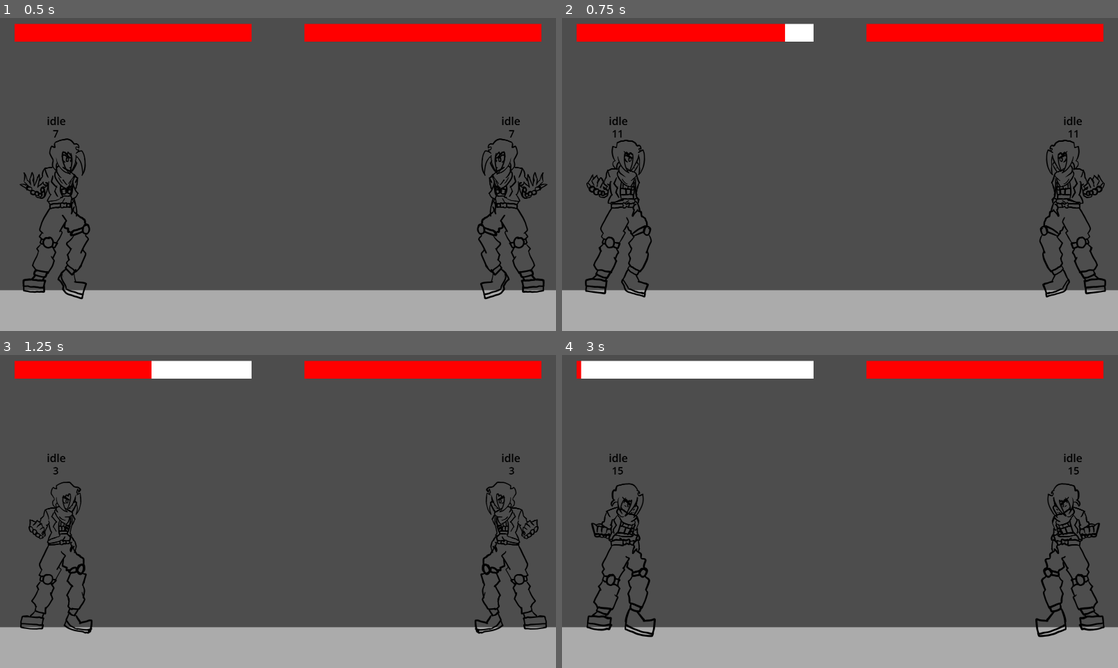
Above: before the commit, frames 1-4 (two rows, left to right).
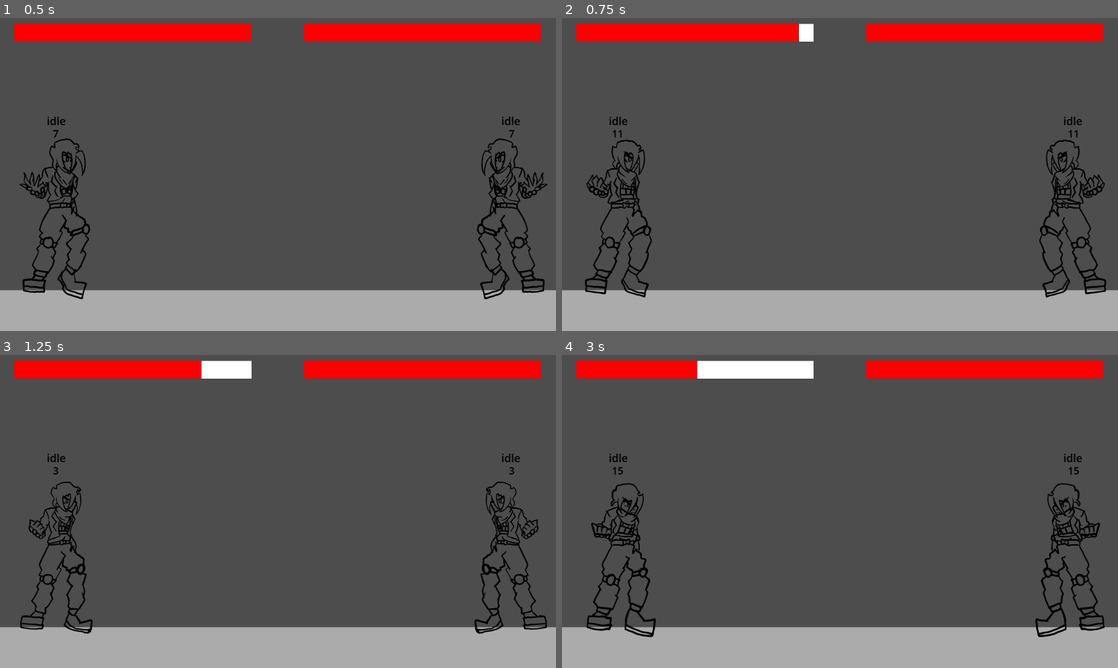
Above: after the commit, the same moments.

Repository: Patotatoman27/waifusVsVoids
Game: Godot game, scene res://Scenes/mainTestStage.tscn
Two runs of this game, one before a commit and one after it. Both use one fixed random seed, a clock stepped at 60 frames per second and the inputs below. The engine's default icon, where the game draws it, is replaced by a stand-in: a white triangle on a blue panel in a dark square.
Inputs:
- Up to frame 1 (0.5 s): no input
- Up to frame 2 (0.75 s): hold B from 0.53 s (still down)
- Up to frame 3 (1.25 s): keep holding B
- Up to frame 4 (3 s): release B at 1.28 s; tap B at 1.35, 2.85 s; hold B 2.03-2.78 s

Frame 1 is identical in both runs. In frame 2, 0.1% of the frame differs, in the area x 40-43%, y 1-8%; in frame 3, 0.5%; in frame 4, 1.2%, in the area x 3-25%, y 1-8%.

Commit message:
P: Clases para ataques

Diff:
--- a/Scenes/Neumann.tscn
+++ b/Scenes/Neumann.tscn
@@ -624,6 +624,156 @@
 tracks/10/type = "value"
 tracks/10/imported = false
 tracks/10/enabled = true
+tracks/10/path = NodePath("Hitboxes/HitBox1:visible")
+tracks/10/interp = 1
+tracks/10/loop_wrap = true
+tracks/10/keys = {
+"times": PackedFloat32Array(0),
+"transitions": PackedFloat32Array(1),
+"update": 1,
+"values": [false]
+}
+tracks/11/type = "value"
+tracks/11/imported = false
+tracks/11/enabled = true
+tracks/11/path = NodePath("Hitboxes/HitBox1:disabled")
+tracks/11/interp = 1
+tracks/11/loop_wrap = true
+tracks/11/keys = {
+"times": PackedFloat32Array(0),
+"transitions": PackedFloat32Array(1),
+"update": 1,
+"values": [true]
+}
+
+[sub_resource type="Animation" id="Animation_2tc23"]
+resource_name = "WalkKick"
+length = 0.875006
+loop_mode = 1
+step = 0.0625
+tracks/0/type = "value"
+tracks/0/imported = false
+tracks/0/enabled = true
+tracks/0/path = NodePath("AnimatedSprite2D:frame")
+tracks/0/interp = 1
+tracks/0/loop_wrap = true
+tracks/0/keys = {
+"times": PackedFloat32Array(0, 0.125, 0.25, 0.375, 0.5, 0.625, 0.75),
+"transitions": PackedFloat32Array(1, 1, 1, 1, 1, 1, 1),
+"update": 1,
+"values": [0, 1, 2, 3, 4, 5, 6]
+}
+tracks/1/type = "value"
+tracks/1/imported = false
+tracks/1/enabled = true
+tracks/1/path = NodePath("AnimatedSprite2D:animation")
+tracks/1/interp = 1
+tracks/1/loop_wrap = true
+tracks/1/keys = {
+"times": PackedFloat32Array(0),
+"transitions": PackedFloat32Array(1),
+"update": 1,
+"values": [&"walk"]
+}
+tracks/2/type = "value"
+tracks/2/imported = false
+tracks/2/enabled = true
+tracks/2/path = NodePath("Hurtboxes/HurtBox1:shape:size")
+tracks/2/interp = 1
+tracks/2/loop_wrap = true
+tracks/2/keys = {
+"times": PackedFloat32Array(0),
+"transitions": PackedFloat32Array(1),
+"update": 1,
+"values": [Vector2(140.33, 140.438)]
+}
+tracks/3/type = "value"
+tracks/3/imported = false
+tracks/3/enabled = true
+tracks/3/path = NodePath("Hurtboxes/HurtBox1:position")
+tracks/3/interp = 1
+tracks/3/loop_wrap = true
+tracks/3/keys = {
+"times": PackedFloat32Array(0),
+"transitions": PackedFloat32Array(1),
+"update": 1,
+"values": [Vector2(5.16516, -297.219)]
+}
+tracks/4/type = "value"
+tracks/4/imported = false
+tracks/4/enabled = true
+tracks/4/path = NodePath("Hurtboxes/HurtBox2:shape:size")
+tracks/4/interp = 1
+tracks/4/loop_wrap = true
+tracks/4/keys = {
+"times": PackedFloat32Array(0),
+"transitions": PackedFloat32Array(1),
+"update": 1,
+"values": [Vector2(185, 279)]
+}
+tracks/5/type = "value"
+tracks/5/imported = false
+tracks/5/enabled = true
+tracks/5/path = NodePath("Hurtboxes/HurtBox2:position")
+tracks/5/interp = 1
+tracks/5/loop_wrap = true
+tracks/5/keys = {
+"times": PackedFloat32Array(0),
+"transitions": PackedFloat32Array(1),
+"update": 1,
+"values": [Vector2(4.5, -104.5)]
+}
+tracks/6/type = "value"
+tracks/6/imported = false
+tracks/6/enabled = true
+tracks/6/path = NodePath("Hurtboxes/HurtBox3:shape:size")
+tracks/6/interp = 1
+tracks/6/loop_wrap = true
+tracks/6/keys = {
+"times": PackedFloat32Array(0, 0.125, 0.25, 0.375, 0.5, 0.625, 0.75),
+"transitions": PackedFloat32Array(1, 1, 1, 1, 1, 1, 1),
+"update": 1,
+"values": [Vector2(301, 260), Vector2(280, 260), Vector2(205, 260), Vector2(230, 260), Vector2(286, 260), Vector2(209, 260), Vector2(232, 260)]
+}
+tracks/7/type = "value"
+tracks/7/imported = false
+tracks/7/enabled = true
+tracks/7/path = NodePath("Hurtboxes/HurtBox3:position")
+tracks/7/interp = 1
+tracks/7/loop_wrap = true
+tracks/7/keys = {
+"times": PackedFloat32Array(0, 0.125, 0.25, 0.375, 0.5, 0.75),
+"transitions": PackedFloat32Array(1, 1, 1, 1, 1, 1),
+"update": 1,
+"values": [Vector2(32.5, 154), Vector2(22, 154), Vector2(20.5, 154), Vector2(17, 154), Vector2(7, 154), Vector2(48, 154)]
+}
+tracks/8/type = "value"
+tracks/8/imported = false
+tracks/8/enabled = true
+tracks/8/path = NodePath("Hurtboxes/HurtBox4:visible")
+tracks/8/interp = 1
+tracks/8/loop_wrap = true
+tracks/8/keys = {
+"times": PackedFloat32Array(0),
+"transitions": PackedFloat32Array(1),
+"update": 1,
+"values": [false]
+}
+tracks/9/type = "value"
+tracks/9/imported = false
+tracks/9/enabled = true
+tracks/9/path = NodePath("Hurtboxes/HurtBox4:disabled")
+tracks/9/interp = 1
+tracks/9/loop_wrap = true
+tracks/9/keys = {
+"times": PackedFloat32Array(0),
+"transitions": PackedFloat32Array(1),
+"update": 1,
+"values": [true]
+}
+tracks/10/type = "value"
+tracks/10/imported = false
+tracks/10/enabled = true
 tracks/10/path = NodePath("Hitboxes/HitBox1:shape")
 tracks/10/interp = 1
 tracks/10/loop_wrap = true
@@ -699,7 +849,8 @@
 &"Dash": SubResource("Animation_wvkmv"),
 &"Idle": ExtResource("17_gqbvt"),
 &"RESET": SubResource("Animation_gqbvt"),
-&"Walk": SubResource("Animation_etbf0")
+&"Walk": SubResource("Animation_etbf0"),
+&"WalkKick": SubResource("Animation_2tc23")
 }
 
 [sub_resource type="RectangleShape2D" id="RectangleShape2D_gqbvt"]
--- a/Scripts/TestStateMachinePlayer.gd
+++ b/Scripts/TestStateMachinePlayer.gd
@@ -37,8 +37,14 @@
 
 #States
 enum States {idle, fall, jump, doublejump, realfall, walk, hitstun};
+var state : States;
+
+#Moveset
 enum Moveset {nulo, walkKick, jumpKick}
-var state : States;
+var attack_info = {
+	Moveset.walkKick: AttackData.new(5, 14, 0.15),
+	Moveset.jumpKick: AttackData.new(30, 7, 0.5)
+}
 var move : Moveset;
 
 
@@ -82,7 +88,9 @@
 		States.hitstun:
 			#print("en Hitstun: " + str(hitstunFrames));
 			frameLabel.text = str(int(floor(hitstunFrames)));
+			velocity.x = 0;
 			hitstunFrames -= ANIMFPS * delta;
+			anim.play("Idle");
 			if hitstunFrames <= 0:
 				if is_on_floor():
 					state = States.idle;
@@ -105,7 +113,7 @@
 			velocity.x += direction * ACCELERATION * delta;
 			if abs(velocity.x) > MAXHSPEED:
 				velocity.x = sign(velocity.x) * MAXHSPEED;
-			anim.play("Walk");
+			anim.play("WalkKick");
 			if not is_on_floor():
 				move = Moveset.nulo;
 				state = States.fall;
@@ -115,6 +123,7 @@
 			JumpLogic(false);
 		States.jump:
 			velocity.y += (GRAVITY) * delta;
+			anim.play("Walk");
 			if velocity.y > -600:
 				JumpLogic(true);
 			if velocity.y >= 0:
@@ -122,6 +131,7 @@
 		States.doublejump:
 			move = Moveset.jumpKick
 			velocity.y += (GRAVITY) * delta;
+			anim.play("WalkKick");
 			if velocity.y > 0:
 				state = States.realfall;
 		States.fall:
@@ -203,30 +213,50 @@
 
 func _on_hurtboxes_area_entered(area: Area2D) -> void:
 	if state != States.hitstun:
-		print("Golpe: ")
+		var attacker
+		var victim
 		if isplayerOne:
-			print(Moveset.keys()[player2.move])
-			match player2.move:
-				Moveset.walkKick:
-					players.decreaseHealth(1, 5);
-					hitstunFrames = 14;
-					state = States.hitstun;
-					Hitstop.hitStop(0.15)
-				Moveset.jumpKick:
-					players.decreaseHealth(1, 30);
-					hitstunFrames = 7;
-					state = States.hitstun;
-					Hitstop.hitStop(0.5)
+			attacker = player2;
+			victim = 1;
 		else:
-			print(Moveset.keys()[player1.move])
-			match player1.move:
-				Moveset.walkKick:
-					players.decreaseHealth(2, 5);
-					hitstunFrames = 14;
-					state = States.hitstun;
-					Hitstop.hitStop(0.15)
-				Moveset.jumpKick:
-					players.decreaseHealth(2, 30);
-					hitstunFrames = 7;
-					state = States.hitstun;
-					Hitstop.hitStop(0.5)
+			attacker = player1;
+			victim = 2;
+
+		var move = attacker.move;
+
+		print(Moveset.keys()[move])
+		if move != 0:
+			var data: AttackData = attack_info[move]
+			players.decreaseHealth(victim, data.damage)
+			hitstunFrames = data.hitstun
+			state = States.hitstun
+			Hitstop.hitStop(data.hitstop)
+
+	#if state != States.hitstun:
+		#print("Golpe: ")
+		#if isplayerOne:
+			#print(Moveset.keys()[player2.move])
+			#match player2.move:
+				#Moveset.walkKick:
+					#players.decreaseHealth(1, 5);
+					#hitstunFrames = 14;
+					#state = States.hitstun;
+					#Hitstop.hitStop(0.15)
+				#Moveset.jumpKick:
+					#players.decreaseHealth(1, 30);
+					#hitstunFrames = 7;
+					#state = States.hitstun;
+					#Hitstop.hitStop(0.5)
+		#else:
+			#print(Moveset.keys()[player1.move])
+			#match player1.move:
+				#Moveset.walkKick:
+					#players.decreaseHealth(2, 5);
+					#hitstunFrames = 14;
+					#state = States.hitstun;
+					#Hitstop.hitStop(0.15)
+				#Moveset.jumpKick:
+					#players.decreaseHealth(2, 30);
+					#hitstunFrames = 7;
+					#state = States.hitstun;
+					#Hitstop.hitStop(0.5)
--- /dev/null
+++ b/Scripts/attackData.gd
@@ -0,0 +1,10 @@
+class_name AttackData
+
+var damage: int #Numero de puntos de daño que quita un ataque. Valor positivo
+var hitstun: int #Numero de frames (ANIMFPS) que dura el hitstun enemigo
+var hitstop: float #Numero de segundos que dura el hitstop
+
+func _init(_damage: int, _hitstun: int, _hitstop: float) -> void:
+	damage = _damage
+	hitstun = _hitstun
+	hitstop = _hitstop
--- a/Scripts/players.gd
+++ b/Scripts/players.gd
@@ -16,7 +16,7 @@
 
 # Called when the node enters the scene tree for the first time.
 func _ready() -> void:
-	fillHealthBar(0, 100);
+	fillHealthBar(0, 200);
 
 
 # Called every frame. 'delta' is the elapsed time since the previous frame.
@@ -28,16 +28,16 @@
 	match player:
 		1:
 			healthP1 = maxhealth;
+			P1healthBar.max_value = maxhealth;
 			P1healthBar.value = maxhealth;
-			P1healthBar.max_value = maxhealth;
+			P1hittedBar.max_value = maxhealth;
 			P1hittedBar.value = maxhealth;
-			P1hittedBar.max_value = maxhealth;
 		2:
 			healthP2 = maxhealth;
+			P2healthBar.max_value = maxhealth;
 			P2healthBar.value = maxhealth;
-			P2healthBar.max_value = maxhealth;
+			P2hittedBar.max_value = maxhealth;
 			P2hittedBar.value = maxhealth;
-			P2hittedBar.max_value = maxhealth;
 		0:
 			fillHealthBar(1, maxhealth);
 			fillHealthBar(2, maxhealth);
--- a/project.godot
+++ b/project.godot
@@ -61,30 +61,34 @@
 P1_Jump={
 "deadzone": 0.2,
 "events": [Object(InputEventKey,"resource_local_to_scene":false,"resource_name":"","device":-1,"window_id":0,"alt_press …(191 unchanged characters)…
-, Object(InputEventKey,"resource_local_to_scene":false,"resource_name":"","device":-1,"window_id":0,"alt_pressed":false,"shift_pressed":false,"ctrl_pressed":false,"meta_pressed":false,"pressed":false,"keycode":0,"physical_keycode":74,"key_label":0,"unicode":106,"location":0,"echo":false,"script":null)
 , Object(InputEventJoypadButton,"resource_local_to_scene":false,"resource_name":"","device":-1,"button_index":0,"pressure":0.0,"pressed":true,"script":null)
 , Object(InputEventJoypadMotion,"resource_local_to_scene":false,"resource_name":"","device":-1,"axis":1,"axis_value":-1.0,"script":null)
 ]
 }
 P2_Up={
 "deadzone": 0.2,
-"events": []
+"events": [Object(InputEventKey,"resource_local_to_scene":false,"resource_name":"","device":-1,"window_id":0,"alt_pressed":false,"shift_pressed":false,"ctrl_pressed":false,"meta_pressed":false,"pressed":false,"keycode":0,"physical_keycode":73,"key_label":0,"unicode":105,"location":0,"echo":false,"script":null)
+]
 }
 P2_Down={
 "deadzone": 0.2,
-"events": []
+"events": [Object(InputEventKey,"resource_local_to_scene":false,"resource_name":"","device":-1,"window_id":0,"alt_pressed":false,"shift_pressed":false,"ctrl_pressed":false,"meta_pressed":false,"pressed":false,"keycode":0,"physical_keycode":75,"key_label":0,"unicode":107,"location":0,"echo":false,"script":null)
+]
 }
 P2_Left={
 "deadzone": 0.2,
-"events": []
+"events": [Object(InputEventKey,"resource_local_to_scene":false,"resource_name":"","device":-1,"window_id":0,"alt_pressed":false,"shift_pressed":false,"ctrl_pressed":false,"meta_pressed":false,"pressed":false,"keycode":0,"physical_keycode":74,"key_label":0,"unicode":106,"location":0,"echo":false,"script":null)
+]
 }
 P2_Right={
 "deadzone": 0.2,
-"events": []
+"events": [Object(InputEventKey,"resource_local_to_scene":false,"resource_name":"","device":-1,"window_id":0,"alt_pressed":false,"shift_pressed":false,"ctrl_pressed":false,"meta_pressed":false,"pressed":false,"keycode":0,"physical_keycode":76,"key_label":0,"unicode":108,"location":0,"echo":false,"script":null)
+]
 }
 P2_Jump={
 "deadzone": 0.2,
-"events": []
+"events": [Object(InputEventKey,"resource_local_to_scene":false,"resource_name":"","device":-1,"window_id":0,"alt_pressed":false,"shift_pressed":false,"ctrl_pressed":false,"meta_pressed":false,"pressed":false,"keycode":0,"physical_keycode":72,"key_label":0,"unicode":104,"location":0,"echo":false,"script":null)
+]
 }
 
 [layer_names]
Not shown: 1 places in Scenes/Neumann.tscn that only renumber resources
Not shown, added: Scripts/attackData.gd.uid
